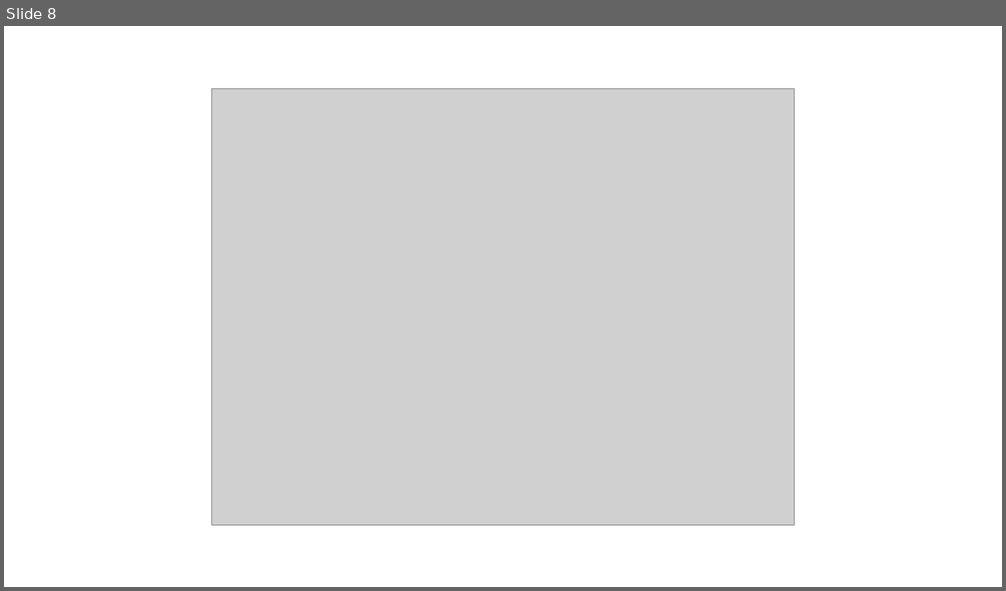
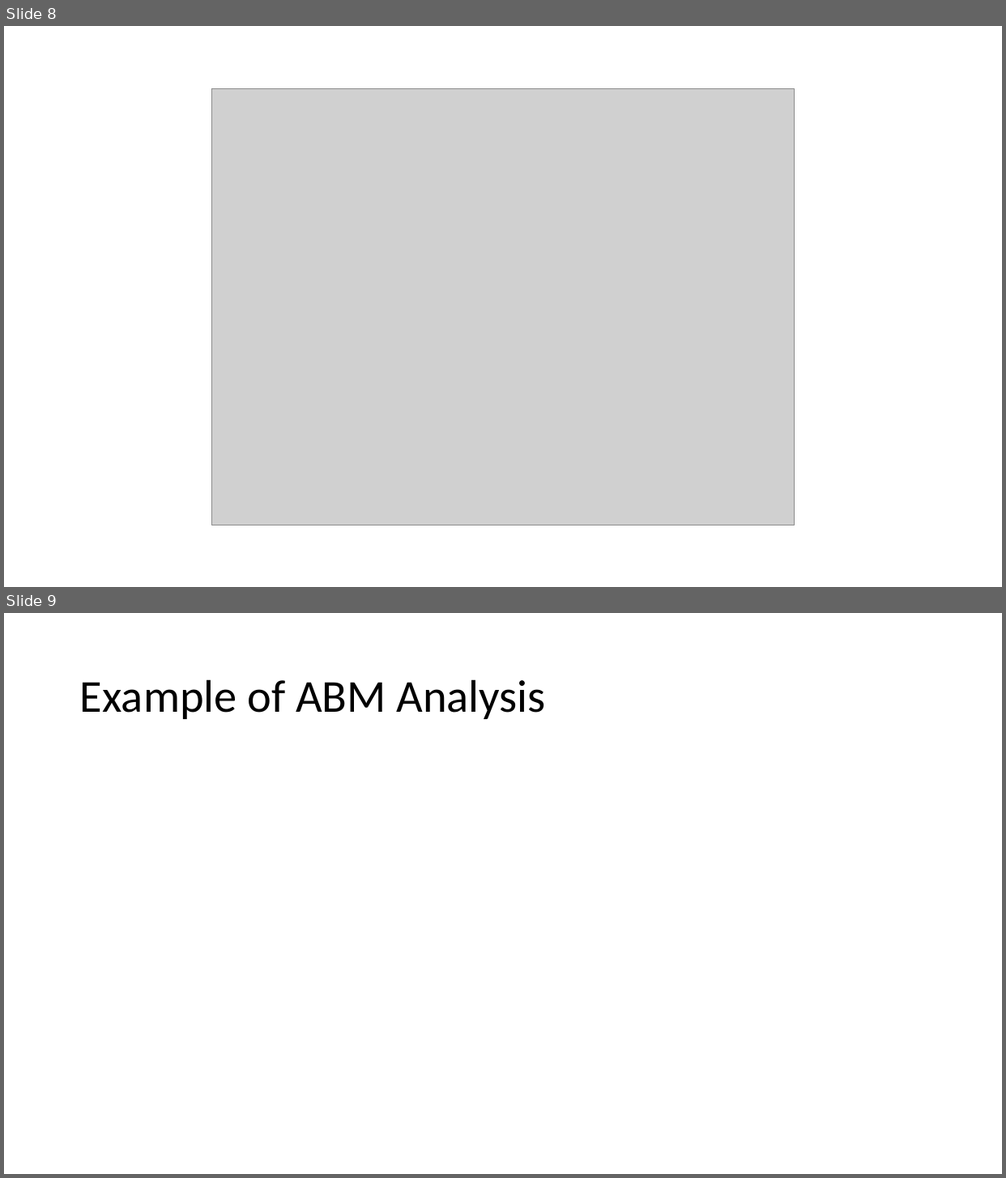
Before and after one commit to mrucker/abm-via-irl, a slide deck: Images/Figures.pptx. Shown one above the other, each under a label of ours: slide 8 before the commit, slides 8 and 9 after it. The pictures are 1006x591 and 1006x1178 pixels, drawn with LibreOffice and Linux fonts; fonts in the diff are those of the drawing; grey boxes stand for pictures. Boxes give left, top, right and bottom in pixels: in the first picture for what was removed or moved away, otherwise in the second. Text is boxed around its words. In the diff, an @@ line names an element or a change of style, - is before the commit and + after.

```diff
--- a/Images/Figures.pptx
+++ b/Images/Figures.pptx
@@ slide 9 added at (4, 613, 1002, 1174), background #FFFFFF @@
@@ title added at (80, 679, 546, 719), 44 pt, text #000000 @@
+Example of ABM Analysis
```
Also in this commit, not shown: 6 other files.
